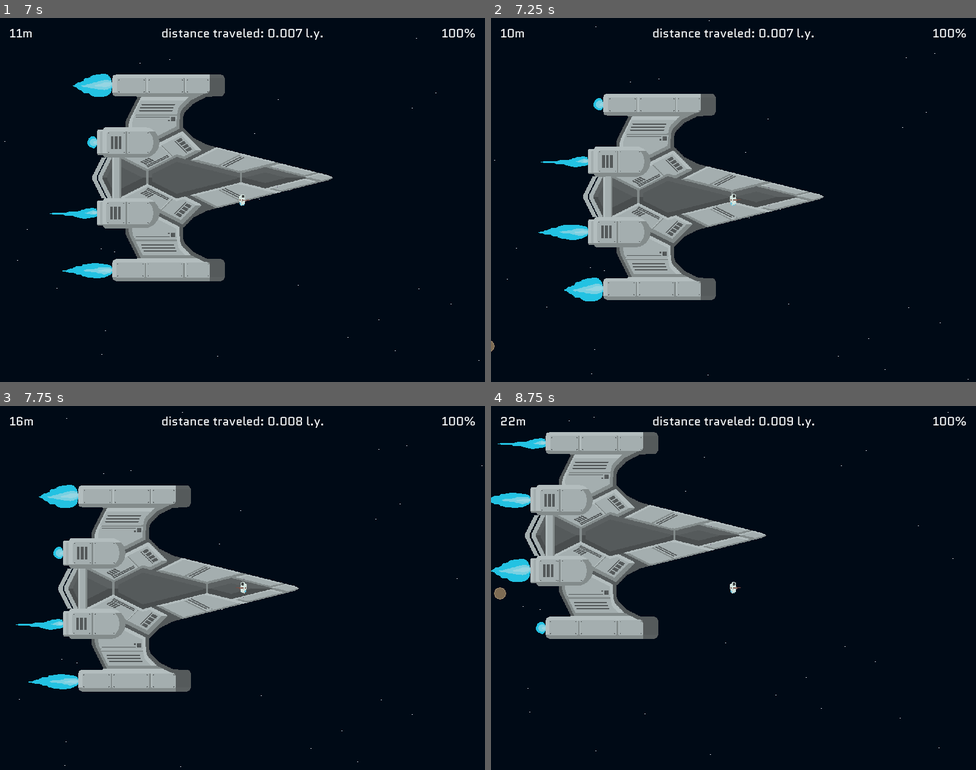
Above: before the commit, frames 1-4 (two rows, left to right).
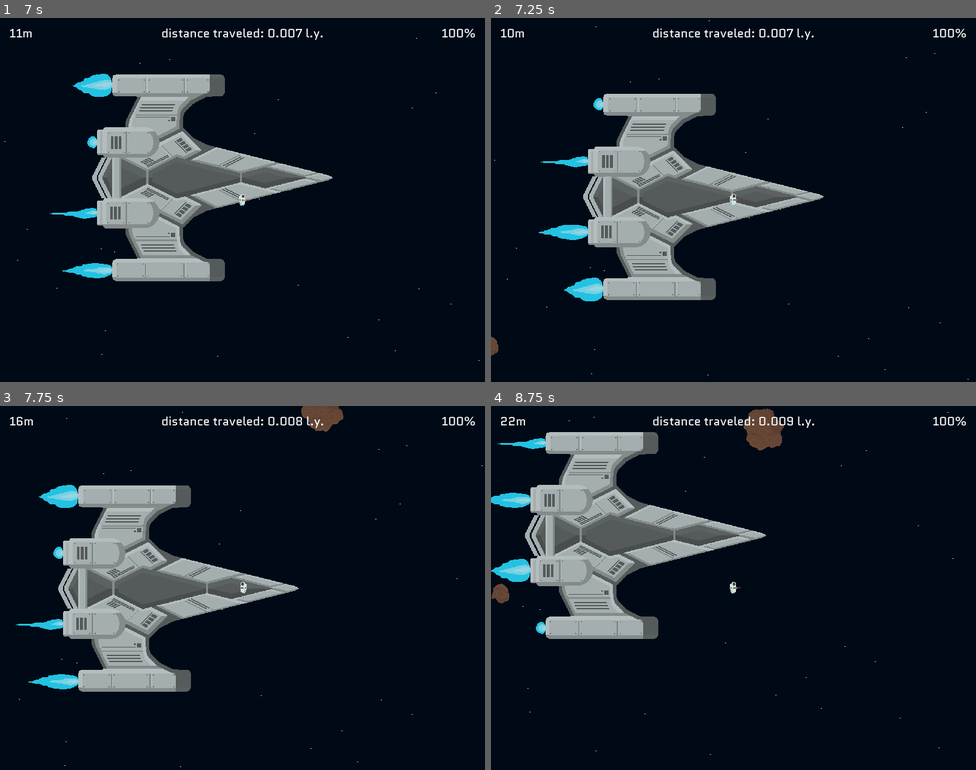
Above: after the commit, the same moments.

Repository: AlexTheRegent/endless-jam-2022
Game: Godot game, scene res://scenes/game.tscn
The game is run twice, just before and just after one commit, with the same random seed, the same clock (stepped at 60 frames per second) and the same inputs.
Inputs (mouse positions are in pixels of both pictures, inside the frame that each line leads up to):
- Up to frame 1 (7 s): tap Enter at 0.5 s; move the mouse to (349, 181) at 0.52 s; hold D (move_right) 0.53-1.28 s; tap E (use) at 0.6, 1.55, 2.1, 2.85, 3.8, 4.35, 5.1, 6.05, 6.6 s; move the mouse to (145, 218) at 1.27 s; hold S (move_down) 1.28-2.03 s; click (145, 218) at 1.35 s; move the mouse to (291, 119) at 2.02 s; hold D (move_right) 2.03-2.78 s; move the mouse to (218, 272) at 2.77 s; hold W (move_up) 2.78-3.53 s; move the mouse to (388, 254) at 3.52 s; hold A (move_left) 3.53-5.03 s; click (388, 254) at 3.6 s; move the mouse to (97, 145) at 4.27 s; move the mouse to (266, 200) at 5.02 s; hold S (move_down) 5.03-5.78 s; move the mouse to (169, 109) at 5.77 s; hold D (move_right) 5.78-6.53 s; click (169, 109) at 5.85 s; move the mouse to (349, 181) at 6.52 s; hold W (move_up) from 6.53 s (still down)
- Up to frame 2 (7.25 s): keep holding W (move_up)
- Up to frame 3 (7.75 s): move the mouse to (145, 606) at 7.27 s; release W (move_up) at 7.28 s; hold D (move_right) from 7.28 s (still down); tap E (use) at 7.35 s
- Up to frame 4 (8.75 s): move the mouse to (782, 507) at 8.02 s; release D (move_right) at 8.03 s; hold S (move_down) from 8.03 s (still down); click (782, 507) at 8.1 s; tap E (use) at 8.3 s

Frame 1 is identical in both runs. In frame 2, less than 0.1% of the frame differs, in the area x 0-2%, y 87-93%; in frame 3, 0.4%; in frame 4, 0.8%, in the area x 0-61%, y 0-55%.

Commit message:
Implemented differed asteroids sizes

Diff:
--- a/prefabs/asteroid.tscn
+++ /dev/null
@@ -1,18 +0,0 @@
-[gd_scene load_steps=4 format=2]
-
-[ext_resource path="res://assets/sprites/asteroid.png" type="Texture" id=1]
-[ext_resource path="res://prefabs/asteroid.gd" type="Script" id=2]
-
-[sub_resource type="CircleShape2D" id=7]
-radius = 16.0
-
-[node name="asteroid" type="KinematicBody2D"]
-collision_layer = 17
-collision_mask = 0
-script = ExtResource( 2 )
-
-[node name="sprite" type="Sprite" parent="."]
-texture = ExtResource( 1 )
-
-[node name="collision_shape_2d" type="CollisionShape2D" parent="."]
-shape = SubResource( 7 )
--- /dev/null
+++ b/prefabs/asteroid_big.gd
@@ -0,0 +1,13 @@
+extends "res://prefabs/asteroid_small.gd"
+
+
+const SMALL_ASTEROID_DISTANCE_SPREAD := 80.0
+const SMALL_ASTEROID_ANGLE_SPREAD := 15.0
+
+
+func hit(_bullet: Node2D) -> void:
+	if randf() < 1.25:
+		get_node("/root/game").spawn_asteroid(global_position - Vector2(randf() * SMALL_ASTEROID_DISTANCE_SPREAD, randf() * SMALL_ASTEROID_DISTANCE_SPREAD), direction, "small")
+		get_node("/root/game").spawn_asteroid(global_position + Vector2(randf() * SMALL_ASTEROID_DISTANCE_SPREAD, randf() * SMALL_ASTEROID_DISTANCE_SPREAD), direction, "small")
+
+	queue_free()
--- /dev/null
+++ b/prefabs/asteroid_big_01.tscn
@@ -0,0 +1,15 @@
+[gd_scene load_steps=3 format=2]
+
+[ext_resource path="res://assets/sprites/asteroid_big_01.png" type="Texture" id=1]
+[ext_resource path="res://prefabs/asteroid_big.gd" type="Script" id=2]
+
+[node name="asteroid_big_01" type="KinematicBody2D"]
+collision_layer = 17
+collision_mask = 0
+script = ExtResource( 2 )
+
+[node name="sprite" type="Sprite" parent="."]
+texture = ExtResource( 1 )
+
+[node name="collision_polygon_2d" type="CollisionPolygon2D" parent="."]
+polygon = PoolVector2Array( -29, -38, -45, -36, -57, -27, -59, -10, -50, 9, -54, 26, -28, 40, -18, 58, 1, 60, 32, 50, 43, 35, 43, 20, 51, 12, 50, -4, 42, -10, 34, -20, 33, -36, 20, -47, -7, -56 )
--- /dev/null
+++ b/prefabs/asteroid_big_02.tscn
@@ -0,0 +1,15 @@
+[gd_scene load_steps=3 format=2]
+
+[ext_resource path="res://assets/sprites/asteroid_big_02.png" type="Texture" id=1]
+[ext_resource path="res://prefabs/asteroid_big.gd" type="Script" id=2]
+
+[node name="asteroid_big_02" type="KinematicBody2D"]
+collision_layer = 17
+collision_mask = 0
+script = ExtResource( 2 )
+
+[node name="sprite" type="Sprite" parent="."]
+texture = ExtResource( 1 )
+
+[node name="collision_polygon_2d" type="CollisionPolygon2D" parent="."]
+polygon = PoolVector2Array( -24, -29, -38, -32, -50, -22, -61, -2, -56, 11, -47, 13, -37, 25, -23, 20, 6, 35, 18, 35, 40, 15, 50, -6, 41, -23, 29, -29, 19, -39, 3, -38, -14, -29 )
--- /dev/null
+++ b/prefabs/asteroid_big_03.tscn
@@ -0,0 +1,15 @@
+[gd_scene load_steps=3 format=2]
+
+[ext_resource path="res://assets/sprites/asteroid_big_03.png" type="Texture" id=1]
+[ext_resource path="res://prefabs/asteroid_big.gd" type="Script" id=2]
+
+[node name="asteroid_big_03" type="KinematicBody2D"]
+collision_layer = 17
+collision_mask = 0
+script = ExtResource( 2 )
+
+[node name="sprite" type="Sprite" parent="."]
+texture = ExtResource( 1 )
+
+[node name="collision_polygon_2d" type="CollisionPolygon2D" parent="."]
+polygon = PoolVector2Array( -4, -41, -33, -38, -48, -13, -58, -4, -57, 16, -49, 34, -38, 44, -29, 41, -25, 47, 12, 50, 31, 40, 41, 30, 37, 7, 30, -16, 15, -33 )
--- /dev/null
+++ b/prefabs/asteroid_big_04.tscn
@@ -0,0 +1,15 @@
+[gd_scene load_steps=3 format=2]
+
+[ext_resource path="res://assets/sprites/asteroid_big_04.png" type="Texture" id=1]
+[ext_resource path="res://prefabs/asteroid_big.gd" type="Script" id=2]
+
+[node name="asteroid_big_04" type="KinematicBody2D"]
+collision_layer = 17
+collision_mask = 0
+script = ExtResource( 2 )
+
+[node name="sprite" type="Sprite" parent="."]
+texture = ExtResource( 1 )
+
+[node name="collision_polygon_2d" type="CollisionPolygon2D" parent="."]
+polygon = PoolVector2Array( -18, -42, -33, -21, -40, -23, -49, -3, -46, 4, -56, 11, -52, 27, -32, 30, -25, 35, -29, 38, -14, 48, -2, 47, 15, 52, 20, 36, 27, 40, 44, 26, 36, 14, 37, 5, 27, -8, 27, -20, 19, -24, 17, -34, 5, -36, -9, -44 )
--- a/prefabs/asteroid.gd
+++ b/prefabs/asteroid_small.gd
@@ -8,13 +8,20 @@
 var direction := Vector2.ZERO
 var speed := 200.0
 
+var _rotation_speed := 0.0
+
 
 func _ready() -> void:
-	# direction = Vector2.LEFT
-	pass
+	_rotation_speed = randf()
 
 
 func _physics_process(_delta: float) -> void:
 	var _velocity := move_and_slide(direction * speed)
 	if global_position.length_squared() > LIFETIME_DISTANCE_SQUARED:
 		queue_free()
+
+	rotation_degrees += _rotation_speed
+
+
+func hit(_bullet: Node2D) -> void:
+	queue_free()
--- /dev/null
+++ b/prefabs/asteroid_small_01.tscn
@@ -0,0 +1,15 @@
+[gd_scene load_steps=3 format=2]
+
+[ext_resource path="res://assets/sprites/asteroid_small_01.png" type="Texture" id=1]
+[ext_resource path="res://prefabs/asteroid_small.gd" type="Script" id=2]
+
+[node name="asteroid_small_01" type="KinematicBody2D"]
+collision_layer = 17
+collision_mask = 0
+script = ExtResource( 2 )
+
+[node name="sprite" type="Sprite" parent="."]
+texture = ExtResource( 1 )
+
+[node name="collision_polygon_2d" type="CollisionPolygon2D" parent="."]
+polygon = PoolVector2Array( -8, -21, -18, -17, -25, -6, -25, 10, -11, 22, 6, 24, 22, 17, 23, -6, 9, -22 )
--- /dev/null
+++ b/prefabs/asteroid_small_02.tscn
@@ -0,0 +1,15 @@
+[gd_scene load_steps=3 format=2]
+
+[ext_resource path="res://assets/sprites/asteroid_small_02.png" type="Texture" id=1]
+[ext_resource path="res://prefabs/asteroid_small.gd" type="Script" id=2]
+
+[node name="asteroid_small_01" type="KinematicBody2D"]
+collision_layer = 17
+collision_mask = 0
+script = ExtResource( 2 )
+
+[node name="sprite" type="Sprite" parent="."]
+texture = ExtResource( 1 )
+
+[node name="collision_polygon_2d" type="CollisionPolygon2D" parent="."]
+polygon = PoolVector2Array( -6, -27, -22, -7, -19, 5, -15, 21, -7, 17, 8, 23, 16, 22, 28, 9, 26, -5, 21, -13, 8, -24 )
--- /dev/null
+++ b/prefabs/asteroid_small_03.tscn
@@ -0,0 +1,15 @@
+[gd_scene load_steps=3 format=2]
+
+[ext_resource path="res://assets/sprites/asteroid_small_03.png" type="Texture" id=1]
+[ext_resource path="res://prefabs/asteroid_small.gd" type="Script" id=2]
+
+[node name="asteroid_small_01" type="KinematicBody2D"]
+collision_layer = 17
+collision_mask = 0
+script = ExtResource( 2 )
+
+[node name="sprite" type="Sprite" parent="."]
+texture = ExtResource( 1 )
+
+[node name="collision_polygon_2d" type="CollisionPolygon2D" parent="."]
+polygon = PoolVector2Array( -20, -13, -18, -1, -22, 10, -9, 25, 3, 30, 18, 22, 9, 8, 16, 0, 22, -5, 16, -14, 15, -22, 0, -25, -12, -23 )
--- /dev/null
+++ b/prefabs/asteroid_small_04.tscn
@@ -0,0 +1,15 @@
+[gd_scene load_steps=3 format=2]
+
+[ext_resource path="res://assets/sprites/asteroid_small_04.png" type="Texture" id=1]
+[ext_resource path="res://prefabs/asteroid_small.gd" type="Script" id=2]
+
+[node name="asteroid_small_01" type="KinematicBody2D"]
+collision_layer = 17
+collision_mask = 0
+script = ExtResource( 2 )
+
+[node name="sprite" type="Sprite" parent="."]
+texture = ExtResource( 1 )
+
+[node name="collision_polygon_2d" type="CollisionPolygon2D" parent="."]
+polygon = PoolVector2Array( -9, -20, -21, -7, -22, 22, -9, 26, 10, 27, 20, 12, 18, -4, 5, -16, -1, -21 )
--- a/prefabs/bullet.gd
+++ b/prefabs/bullet.gd
@@ -10,14 +10,13 @@
 
 
 func _ready() -> void:
-	# direction = Vector2.LEFT
 	pass
 
 
 func _physics_process(delta: float) -> void:
 	var collision := move_and_collide(direction * speed * delta)
 	if collision != null:
-		collision.collider.queue_free()
+		collision.collider.hit(self)
 		queue_free()
 
 	if global_position.length_squared() > LIFETIME_DISTANCE_SQUARED:
--- /dev/null
+++ b/prefabs/explosion.tscn
@@ -0,0 +1,3 @@
+[gd_scene format=2]
+
+[node name="explosion" type="AnimatedSprite"]
--- a/scenes/game.gd
+++ b/scenes/game.gd
@@ -1,7 +1,6 @@
 extends Node2D
 
 
-const ASTEROID := preload("res://prefabs/asteroid.tscn")
 const STAR := preload("res://prefabs/star.tscn")
 
 const SPAWN_RANGE := 2000.0
@@ -28,7 +27,9 @@
 		var gtarget := Vector2(cos(deg2rad(dir_angle)) * SPAWN_RANGE, sin(deg2rad(dir_angle)) * SPAWN_RANGE)
 
 		var gdir := (gtarget - gpos).normalized()
-		spawn_asteroid(gpos, gdir)
+
+		var asteroid_size := "big" if randf() < 0.6 else "small"
+		spawn_asteroid(gpos, gdir, asteroid_size)
 
 	if randf() < 0.04:
 		var gpos := Vector2(SPAWN_RANGE, randf() * SPAWN_RANGE * 2 - SPAWN_RANGE)
@@ -48,8 +49,8 @@
 				spawn_asteroid(get_global_mouse_position(), Vector2.DOWN)
 
 
-func spawn_asteroid(position: Vector2, direction: Vector2, speed := 200.0) -> void:
-	var asteroid := ASTEROID.instance()
+func spawn_asteroid(position: Vector2, direction: Vector2, asteroid_size := "big", speed := 200.0) -> void:
+	var asteroid := load("res://prefabs/asteroid_%s_0%.0f.tscn" % [asteroid_size, rand_range(1, 4)]).instance() as Node2D
 	$asteroids.add_child(asteroid)
 
 	asteroid.global_position = position
Binary file removed: assets/sprites/asteroid.png
Binary file added: assets/sprites/asteroid_big_01.png
Not shown, added: assets/sprites/asteroid_big_01.png.import
Binary file added: assets/sprites/asteroid_big_02.png
Not shown, added: assets/sprites/asteroid_big_02.png.import
Binary file added: assets/sprites/asteroid_big_03.png
Not shown, changed: assets/sprites/asteroid_big_03.png.import
Binary file added: assets/sprites/asteroid_big_04.png
Not shown, added: assets/sprites/asteroid_big_04.png.import
Binary file added: assets/sprites/asteroid_small_01.png
Not shown, added: assets/sprites/asteroid_small_01.png.import
Binary file added: assets/sprites/asteroid_small_02.png
(and 5 more such lines)
